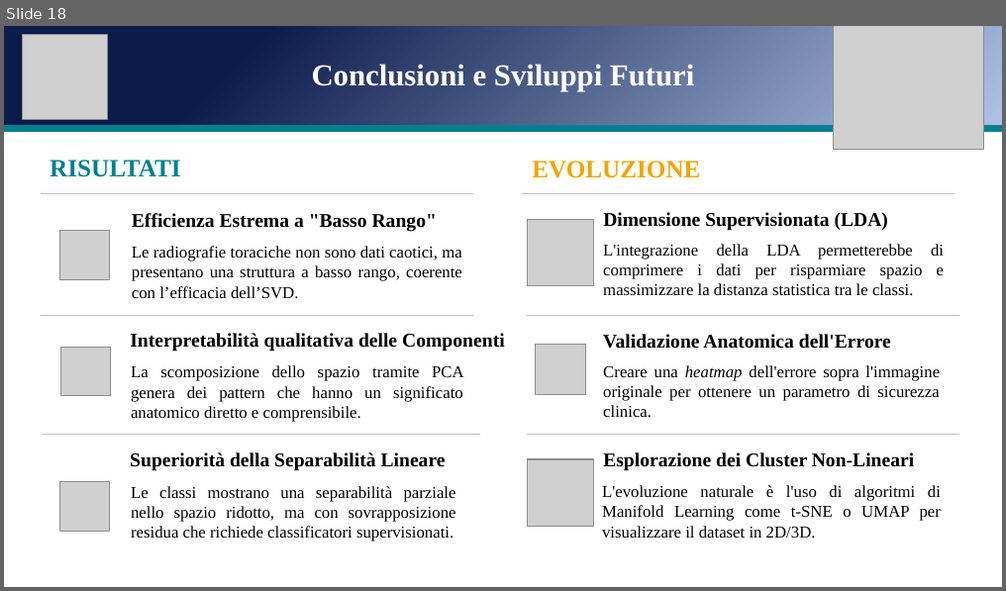
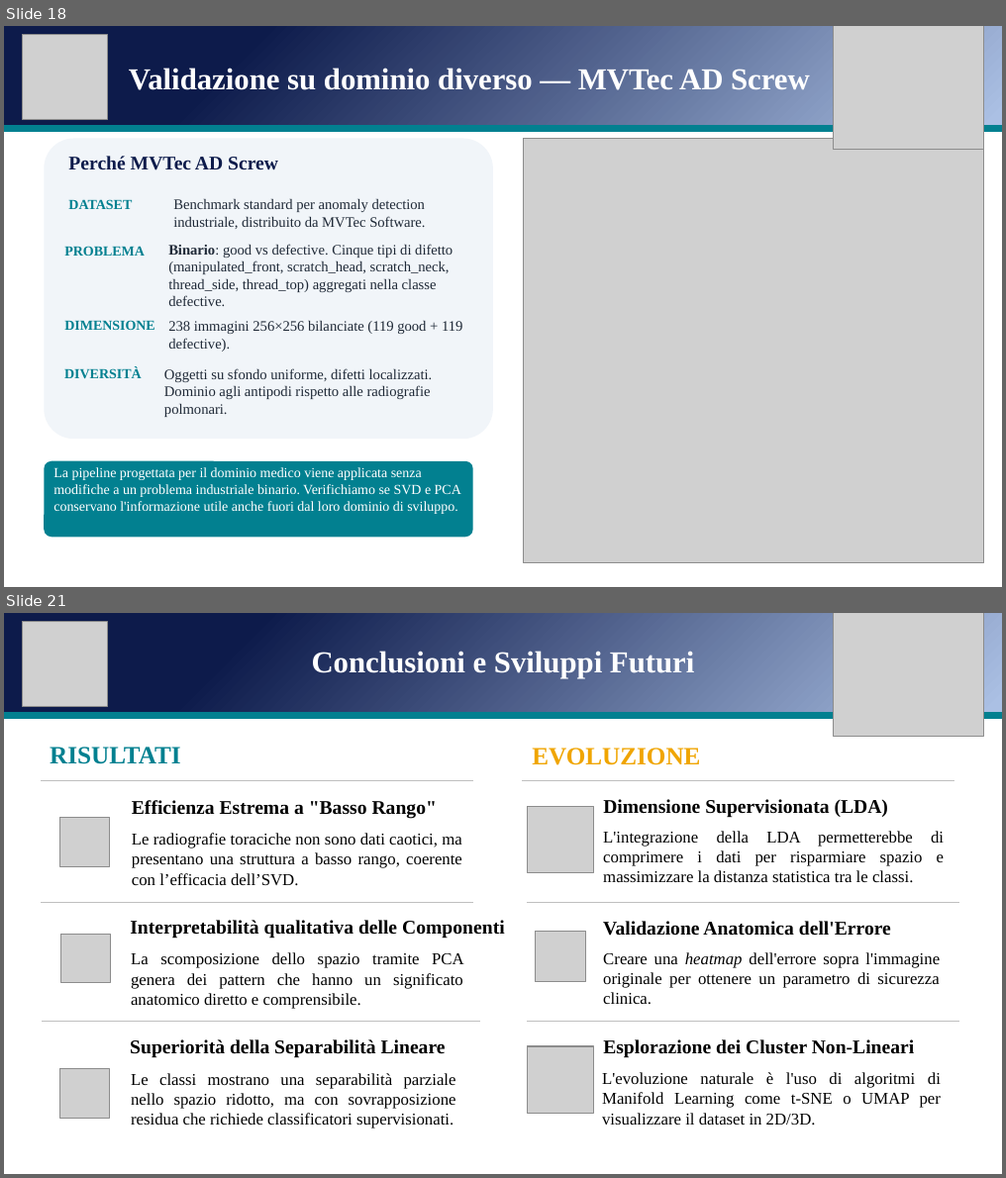
Before and after one commit to andreapatruno1/Image-Compression-and-Analysis, a slide deck: docs/SVD e PCA per l'analisi di immagini mediche.pptx. Shown one above the other, each under a label of ours: slide 18 before the commit, slides 18 and 21 after it; the slides between them are not shown. The pictures are 1006x591 and 1006x1178 pixels, drawn with LibreOffice and Linux fonts; fonts in the diff are those of the drawing; grey boxes stand for pictures. Boxes give left, top, right and bottom in pixels: in the first picture for what was removed or moved away, otherwise in the second. Text is boxed around its words. In the diff, an @@ line names an element or a change of style, - is before the commit and + after.

```diff
--- a/docs/SVD e PCA per l'analisi di immagini mediche.pptx
+++ b/docs/SVD e PCA per l'analisi di immagini mediche.pptx
@@ slide 18 added at <box>4,26,1002,587</box>, background #FFFFFF @@
@@ rectangle added at <box>4,26,1002,126</box>, fill gradient #0D1B4B to #ABC0E4 to #C7D5ED @@
@@ picture added at <box>22,35,107,119</box> @@
@@ picture added at <box>834,26,984,150</box> @@
@@ text added at <box>129,68,810,90</box>, 22 pt, text #FFFFFF, bold @@
+Validazione su dominio diverso — MVTec AD Screw
@@ text added at <box>89,88,325,106</box>, 12 pt, text #64748B @@
+Stessa pipeline, dataset industriale: regge?
@@ rectangle added at <box>4,126,1002,132</box>, fill #028090, outline #028090 1 pt @@
@@ rounded rectangle added at <box>44,139,493,439</box>, fill #F1F5F9 @@
@@ picture added at <box>523,139,984,564</box> @@
@@ text added at <box>68,156,278,171</box>, 14 pt, text #0D1B4B, bold @@
+Perché MVTec AD Screw
@@ text added at <box>68,199,132,209</box>, 10 pt, text #028090, bold @@
+DATASET
@@ text added at <box>173,199,425,229</box>, 10.5 pt, text #1F2937 @@
+Benchmark standard per anomaly detection industriale, distribuito da MVTec Software.
@@ text added at <box>64,246,145,256</box>, 10 pt, text #028090, bold @@
+PROBLEMA
@@ text added at <box>168,244,452,306</box>, 10.5 pt, text #1F2937 @@
+Binario: good vs defective. Cinque tipi di difetto (manipulated_front, scratch_head, scratch_neck, thread_side, thread_top) aggregati nella classe defective.
@@ text added at <box>64,320,154,330</box>, 10 pt, text #028090, bold @@
+DIMENSIONE
@@ text added at <box>168,321,462,352</box>, 10.5 pt, text #1F2937 @@
+238 immagini 256×256 bilanciate (119 good + 119 defective).
@@ text added at <box>64,368,142,379</box>, 10 pt, text #028090, bold @@
+DIVERSITÀ
@@ text added at <box>164,369,433,417</box>, 10.5 pt, text #1F2937 @@
+Oggetti su sfondo uniforme, difetti localizzati. Dominio agli antipodi rispetto alle radiografie polmonari.
@@ rounded rectangle added at <box>44,461,473,537</box>, fill #028090 @@
@@ text added at <box>54,468,461,514</box>, 10 pt, text #FFFFFF @@
+La pipeline progettata per il dominio medico viene applicata senza modifiche a un problema industriale binario. Verifichiamo se SVD e PCA conservano l'informazione utile anche fuori dal loro dominio di sviluppo.
@@ what was slide 18 is now slide 21 @@
```
Also in this commit, not shown: 2 slides changed, 2 other slides added, 2 other files.
